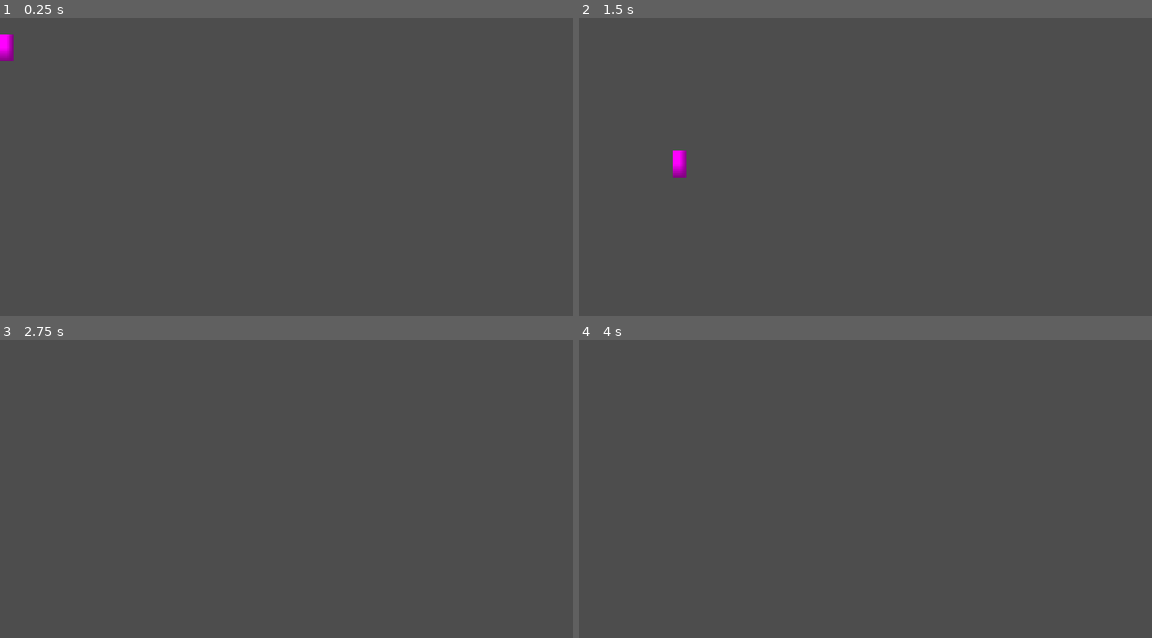
Above: before the commit, frames 1-4 (two rows, left to right).
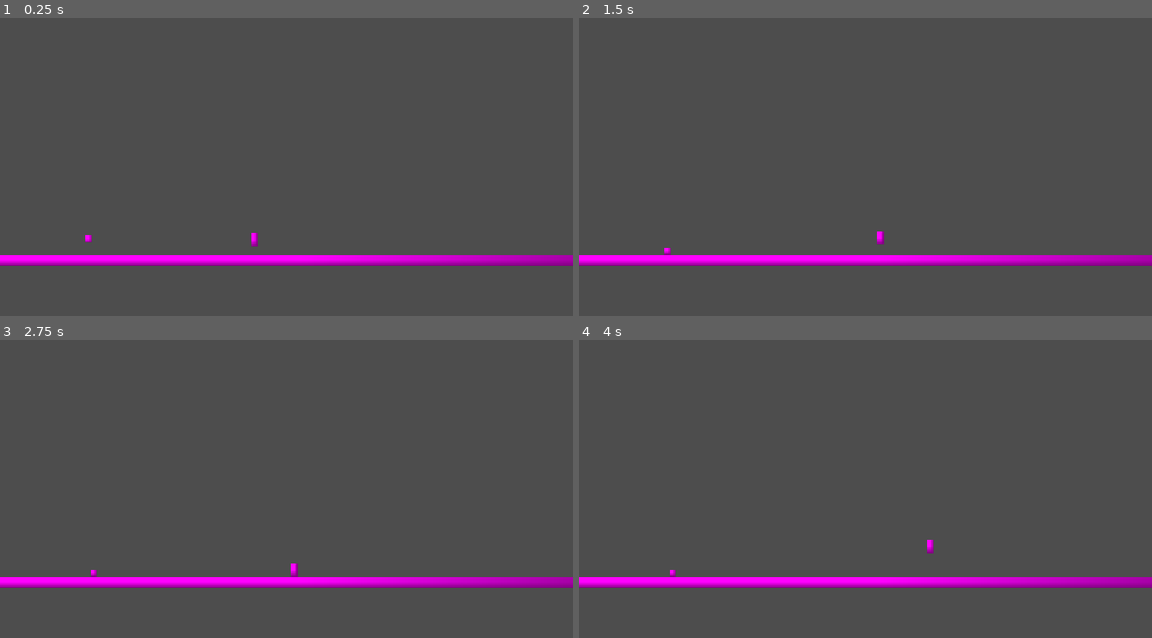
Above: after the commit, the same moments.

Repository: CapibaraEngineer/trabalho-ed-fisica
Game: Godot game, scene res://Cenas/main.tscn
The game is run twice, just before and just after one commit, with the same random seed, the same clock (stepped at 60 frames per second) and the same inputs. Before the commit the project starts from res://Cenas/Player1.tscn.
Inputs:
- Up to frame 1 (0.25 s): no input
- Up to frame 2 (1.5 s): hold D (P1 direita) from 0.53 s (still down); tap Right (P2 direita) at 0.6 s; tap W (P1 pulo) at 0.77 s; tap Left (P2 esquerda) at 1.35 s
- Up to frame 3 (2.75 s): tap W (P1 pulo) at 1.52 s; release D (P1 direita) at 2.03 s; hold A (P1 esquerda) from 2.03 s (still down); tap Right (P2 direita) at 2.1 s
- Up to frame 4 (4 s): release A (P1 esquerda) at 2.78 s; hold D (P1 direita) from 2.78 s (still down); tap Left (P2 esquerda) at 2.85 s; tap W (P1 pulo) at 3.02, 3.77 s; tap Right (P2 direita) at 3.6 s

The runs differ from the first frame. In frame 1, 3.9% of the frame differs, in the area x 0-100%, y 5-84%; in frame 2, 3.9%, in the area x 0-100%, y 44-84%; in frame 3, 3.7%; in frame 4, 3.7%.

Commit message:
Readme e Design

Diff:
--- a/project.godot
+++ b/project.godot
@@ -11,7 +11,7 @@
 [application]
 
 config/name="Trabalho de educaçao fisica"
-run/main_scene="uid://d1qnkihm1p6hg"
+run/main_scene="uid://m44agtoymsj1"
 config/features=PackedStringArray("4.7", "GL Compatibility")
 config/icon="res://icon.svg"
 
Not shown, changed: Design.md
Not shown, changed: README.md
